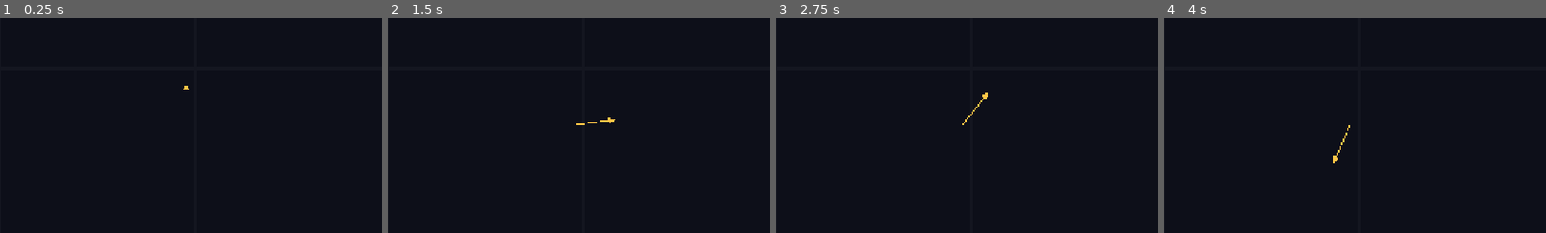
Above: before the commit, frames 1-4 (left to right).
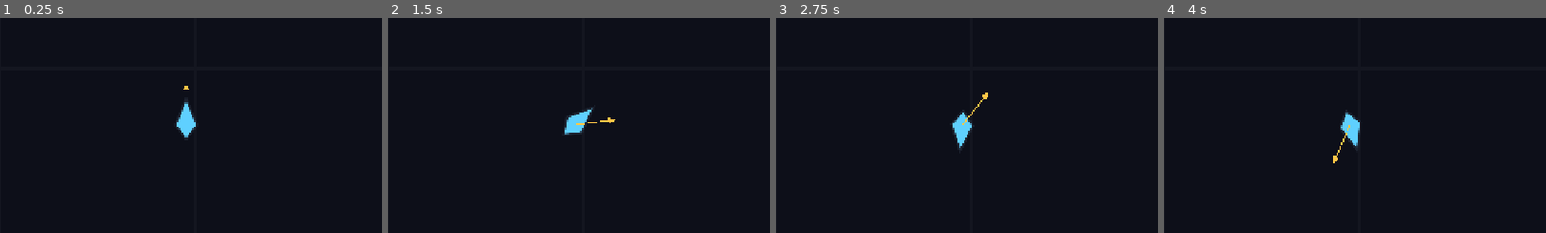
Above: after the commit, the same moments.

Repository: psyinf/seeker
Game: Godot game, scene res://scenes/main/main.tscn
Same seed, same stepped clock (60 frames per second), same inputs: the game is played once before the commit and once after it.
Inputs (mouse positions are % of the whole screen's width and height, from its top left):
- Up to frame 1 (0.25 s): no input
- Up to frame 2 (1.5 s): tap Enter at 0.5 s; move the mouse to (72, 45) at 0.52 s; click (72, 45) at 0.67 s; move the mouse to (30, 55) at 1.27 s; click (30, 55) at 1.42 s
- Up to frame 3 (2.75 s): move the mouse to (60, 28) at 2.02 s; click (60, 28) at 2.17 s
- Up to frame 4 (4 s): move the mouse to (45, 70) at 2.77 s; click (45, 70) at 2.92 s; move the mouse to (80, 65) at 3.52 s; click (80, 65) at 3.67 s
The pictures show only the part of the screen within x 26-76%, y 25-75%; the shares and areas given below are measured in that part.

The runs differ from the first frame. In frame 1, 0.5% of the frame differs, in the area x 46-52%, y 39-56%; in frame 2, 0.5%; in frame 3, 0.5%; in frame 4, 0.5%.

Commit message:
refactor(ship): split visual hull into its own ShipHull scene
- Move the diamond hull draw + export dims/colors out of ship.gd into ship_hull.gd/tscn (class_name ShipHull, @tool)

- Instance ShipHull as a child of Ship; it inherits rotation and draws in local space

- Ship now owns only flight logic (no god class); update architecture + devlog

Diff:
--- a/scenes/ship/ship.tscn
+++ b/scenes/ship/ship.tscn
@@ -1,6 +1,9 @@
-[gd_scene load_steps=2 format=3]
+[gd_scene load_steps=3 format=3]
 
 [ext_resource type="Script" path="res://scenes/ship/ship.gd" id="1_ship"]
+[ext_resource type="PackedScene" path="res://scenes/ship/ship_hull.tscn" id="2_hull"]
 
 [node name="Ship" type="Node2D"]
 script = ExtResource("1_ship")
+
+[node name="ShipHull" parent="." instance=ExtResource("2_hull")]
--- /dev/null
+++ b/scenes/ship/ship_hull.gd
@@ -0,0 +1,62 @@
+@tool
+class_name ShipHull
+extends Node2D
+## The player ship's visual: an elongated diamond (a kite) whose longer tip is
+## the nose. Forward is -Y, so the nose points "up" in local space and rotates
+## with the parent `Ship`. Fully tunable from the inspector and redraws live
+## (@tool). Kept separate from the flight logic so drawing and physics stay
+## decoupled.
+
+## Distance from the origin to the nose tip, in pixels. Longer than the tail so
+## the front is unambiguous.
+@export var front_length: float = 44.0:
+	set(value):
+		front_length = value
+		queue_redraw()
+
+## Distance from the origin to the tail tip, in pixels.
+@export var tail_length: float = 24.0:
+	set(value):
+		tail_length = value
+		queue_redraw()
+
+## Half the hull width at its widest (the left/right points), in pixels.
+@export var half_width: float = 18.0:
+	set(value):
+		half_width = value
+		queue_redraw()
+
+## Hull fill color.
+@export var hull_color: Color = Color("5fd0ff"):
+	set(value):
+		hull_color = value
+		queue_redraw()
+
+## Hull outline color.
+@export var outline_color: Color = Color("1d2330"):
+	set(value):
+		outline_color = value
+		queue_redraw()
+
+## Hull outline thickness, in pixels.
+@export var outline_width: float = 2.0:
+	set(value):
+		outline_width = value
+		queue_redraw()
+
+
+func _draw() -> void:
+	var hull := _hull_points()
+	draw_colored_polygon(hull, hull_color)
+	# Repeat the first point so the outline closes cleanly.
+	draw_polyline(hull + PackedVector2Array([hull[0]]), outline_color, outline_width, true)
+
+
+## The four hull vertices, clockwise from the nose. Forward is -Y.
+func _hull_points() -> PackedVector2Array:
+	return PackedVector2Array([
+		Vector2(0.0, -front_length), # nose (front, longer)
+		Vector2(half_width, 0.0),    # right
+		Vector2(0.0, tail_length),   # tail
+		Vector2(-half_width, 0.0),   # left
+	])
--- /dev/null
+++ b/scenes/ship/ship_hull.tscn
@@ -0,0 +1,6 @@
+[gd_scene load_steps=2 format=3]
+
+[ext_resource type="Script" path="res://scenes/ship/ship_hull.gd" id="1_hull"]
+
+[node name="ShipHull" type="Node2D"]
+script = ExtResource("1_hull")
Not shown, added: scenes/ship/ship_hull.gd.uid
Not shown, changed: docs/architecture.md
Not shown, changed: docs/devlog.md
